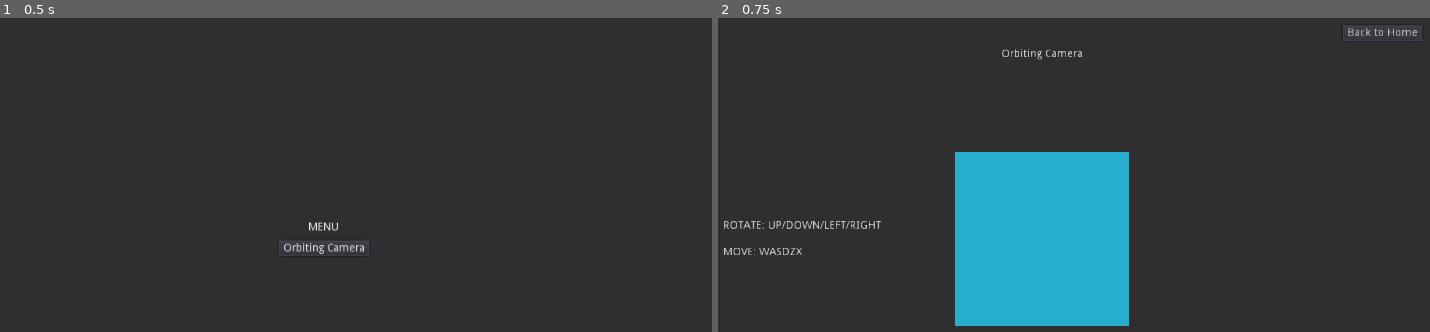
Above: before the commit, frames 1-2 (left to right).
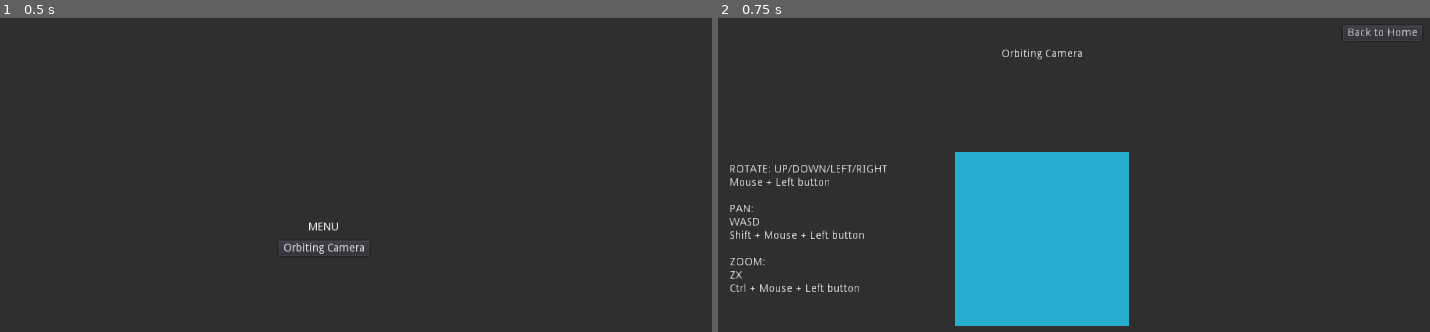
Above: after the commit, the same moments.

Repository: andrew-wilkes/godot-scene-templates
Game: Godot game, scene res://Home.tscn
Two runs of this game, one before a commit and one after it. Both use one fixed random seed, a clock stepped at 60 frames per second and the inputs below.
Inputs:
- Up to frame 1 (0.5 s): no input
- Up to frame 2 (0.75 s): click "Orbiting Camera" at 0.5 s

Frame 1 is identical in both runs. In frame 2, 1.3% of the frame differs, in the area x 0-24%, y 46-88%.

Commit message:
Add mouse control to camera

Diff:
--- a/3d/Home.gd
+++ b/3d/Home.gd
@@ -1,4 +1,4 @@
 extends CenterContainer
 
 func _on_OrbitingCamera_pressed():
-	var _e = get_tree().change_scene("res://OrbitingCamera.tscn")
+	var _e = get_tree().change_scene("res://OrbitingCameraScene.tscn")
--- a/3d/OrbitingCamera.gd
+++ b/3d/OrbitingCamera.gd
@@ -1,4 +1,12 @@
 extends Position3D
+
+export var ROTATION_SPEED = 0.01
+export var PANNING_SPEED = 0.05
+export var ZOOMING_SPEED = 0.05
+
+enum { ROTATING, PANNING, ZOOMING }
+
+var moving = false
 
 func _process(delta):
 	if (Input.is_key_pressed(KEY_DOWN)):
@@ -21,3 +29,25 @@
 		$XAxis/YAxis/Camera.translation.y += delta
 	if (Input.is_key_pressed(KEY_D)):
 		$XAxis/YAxis/Camera.translation.x -= delta
+
+func _unhandled_input(event):
+	if event is InputEventMouseButton and event.button_index == BUTTON_LEFT:
+		if event.pressed:
+			moving = true
+		else:
+			moving = false
+	if event is InputEventMouseMotion and moving:
+		var mode = ROTATING
+		if Input.is_key_pressed(KEY_SHIFT):
+			mode = PANNING
+		if Input.is_key_pressed(KEY_CONTROL):
+			mode = ZOOMING
+		match mode:
+			PANNING:
+				$XAxis/YAxis/Camera.translation.x += event.relative.x * PANNING_SPEED
+				$XAxis/YAxis/Camera.translation.y += event.relative.y * PANNING_SPEED
+			ROTATING:
+				$XAxis.rotate_x(event.relative.y * ROTATION_SPEED)
+				$XAxis/YAxis.rotate_y(event.relative.x * ROTATION_SPEED)
+			ZOOMING:
+				$XAxis/YAxis/Camera.translation.z += event.relative.y * ZOOMING_SPEED
--- a/3d/OrbitingCamera.tscn
+++ b/3d/OrbitingCamera.tscn
@@ -1,56 +1,19 @@
-[gd_scene load_steps=4 format=2]
+[gd_scene load_steps=2 format=2]
 
 [ext_resource path="res://OrbitingCamera.gd" type="Script" id=1]
-[ext_resource path="res://HomeButton.tscn" type="PackedScene" id=2]
 
-[sub_resource type="SpatialMaterial" id=1]
-albedo_color = Color( 0.0705882, 0.517647, 0.619608, 1 )
-
-[node name="OrbitingCameraScene" type="Spatial"]
-
-[node name="DirectionalLight" type="DirectionalLight" parent="."]
-transform = Transform( 0.950943, 0.11205, -0.28836, 0, 0.932103, 0.362194, 0.309366, -0.344426, 0.886377, -5.45232, 0, 0 )
-
-[node name="DirectionalLight2" type="DirectionalLight" parent="."]
-transform = Transform( 0.805256, 0.48209, 0.345183, -0.443096, 0.876122, -0.189939, -0.39399, 1.17418e-08, 0.919115, 2.5418, 0, 0 )
-
-[node name="CSGBox" type="CSGBox" parent="."]
-material = SubResource( 1 )
-
-[node name="OrbitingCamera" type="Position3D" parent="."]
+[node name="OrbitingCamera" type="Position3D"]
 script = ExtResource( 1 )
 
-[node name="XAxis" type="Position3D" parent="OrbitingCamera"]
+[node name="XAxis" type="Position3D" parent="."]
 
-[node name="YAxis" type="Position3D" parent="OrbitingCamera/XAxis"]
+[node name="YAxis" type="Position3D" parent="XAxis"]
 
-[node name="Camera" type="Camera" parent="OrbitingCamera/XAxis/YAxis"]
+[node name="Camera" type="Camera" parent="XAxis/YAxis"]
 transform = Transform( 1, 0, 0, 0, 1, 0, 0, 0, 1, 0, 0, 4.83841 )
 
-[node name="CanvasLayer" type="CanvasLayer" parent="."]
+[node name="DirectionalLight" type="DirectionalLight" parent="XAxis/YAxis/Camera"]
+transform = Transform( 0.950943, 0.11205, -0.288361, 0, 0.932103, 0.362194, 0.309366, -0.344426, 0.886377, -5.45232, 0, -4.83841 )
 
-[node name="Label" type="Label" parent="CanvasLayer"]
-anchor_top = 0.5
-anchor_bottom = 0.5
-margin_left = 104.0
-margin_top = -24.0
-margin_right = 311.0
-margin_bottom = 24.0
-text = "ROTATE: UP/DOWN/LEFT/RIGHT
-
-MOVE: WASDZX"
-
-[node name="Title" type="Label" parent="CanvasLayer"]
-anchor_left = 0.5
-anchor_right = 0.5
-margin_left = -52.0
-margin_top = 56.0
-margin_right = 52.0
-margin_bottom = 70.0
-text = "Orbiting Camera"
-
-[node name="HomeButton" parent="CanvasLayer" instance=ExtResource( 2 )]
-margin_left = -127.0
-margin_top = 26.0
-margin_right = -28.0
-margin_bottom = 46.0
+[node name="DirectionalLight2" type="DirectionalLight" parent="XAxis/YAxis/Camera"]
+transform = Transform( 0.805256, 0.48209, 0.345183, -0.443096, 0.876122, -0.189939, -0.39399, -1.02554e-07, 0.919115, 2.5418, 0, -4.83841 )
--- /dev/null
+++ b/3d/OrbitingCameraScene.tscn
@@ -0,0 +1,49 @@
+[gd_scene load_steps=4 format=2]
+
+[ext_resource path="res://OrbitingCamera.tscn" type="PackedScene" id=1]
+[ext_resource path="res://HomeButton.tscn" type="PackedScene" id=2]
+
+[sub_resource type="SpatialMaterial" id=1]
+albedo_color = Color( 0.0705882, 0.517647, 0.619608, 1 )
+
+[node name="OrbitingCameraScene" type="Spatial"]
+
+[node name="CSGBox" type="CSGBox" parent="."]
+material = SubResource( 1 )
+
+[node name="OrbitingCamera" parent="." instance=ExtResource( 1 )]
+
+[node name="CanvasLayer" type="CanvasLayer" parent="."]
+
+[node name="Label" type="Label" parent="CanvasLayer"]
+anchor_top = 0.5
+anchor_bottom = 0.5
+margin_left = 112.0
+margin_top = -96.0
+margin_right = 319.0
+margin_bottom = 71.0
+text = "ROTATE: UP/DOWN/LEFT/RIGHT
+Mouse + Left button
+
+PAN:
+WASD
+Shift + Mouse + Left button
+
+ZOOM:
+ZX
+Ctrl + Mouse + Left button"
+
+[node name="Title" type="Label" parent="CanvasLayer"]
+anchor_left = 0.5
+anchor_right = 0.5
+margin_left = -52.0
+margin_top = 56.0
+margin_right = 52.0
+margin_bottom = 70.0
+text = "Orbiting Camera"
+
+[node name="HomeButton" parent="CanvasLayer" instance=ExtResource( 2 )]
+margin_left = -127.0
+margin_top = 26.0
+margin_right = -28.0
+margin_bottom = 46.0
